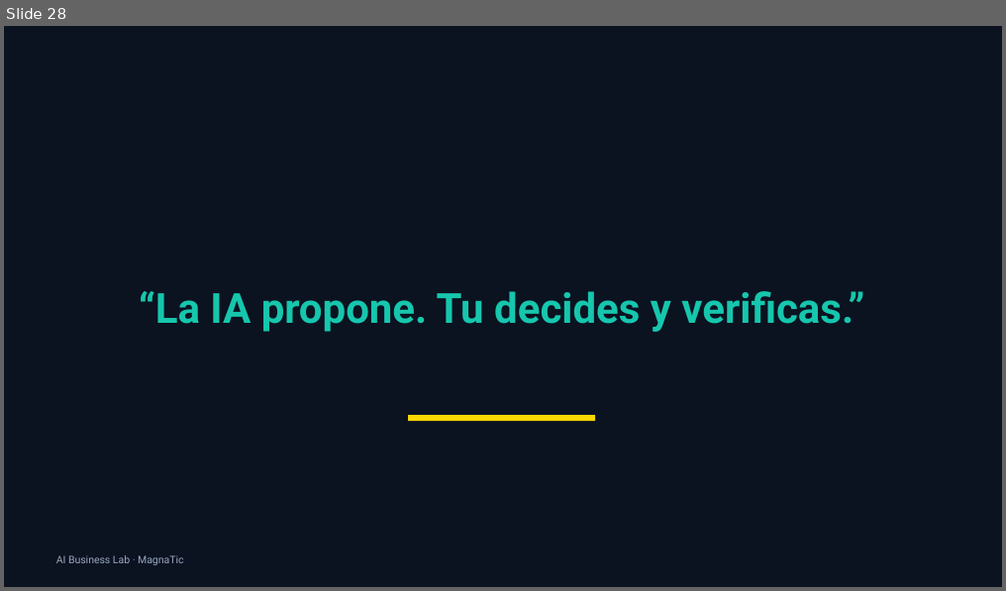
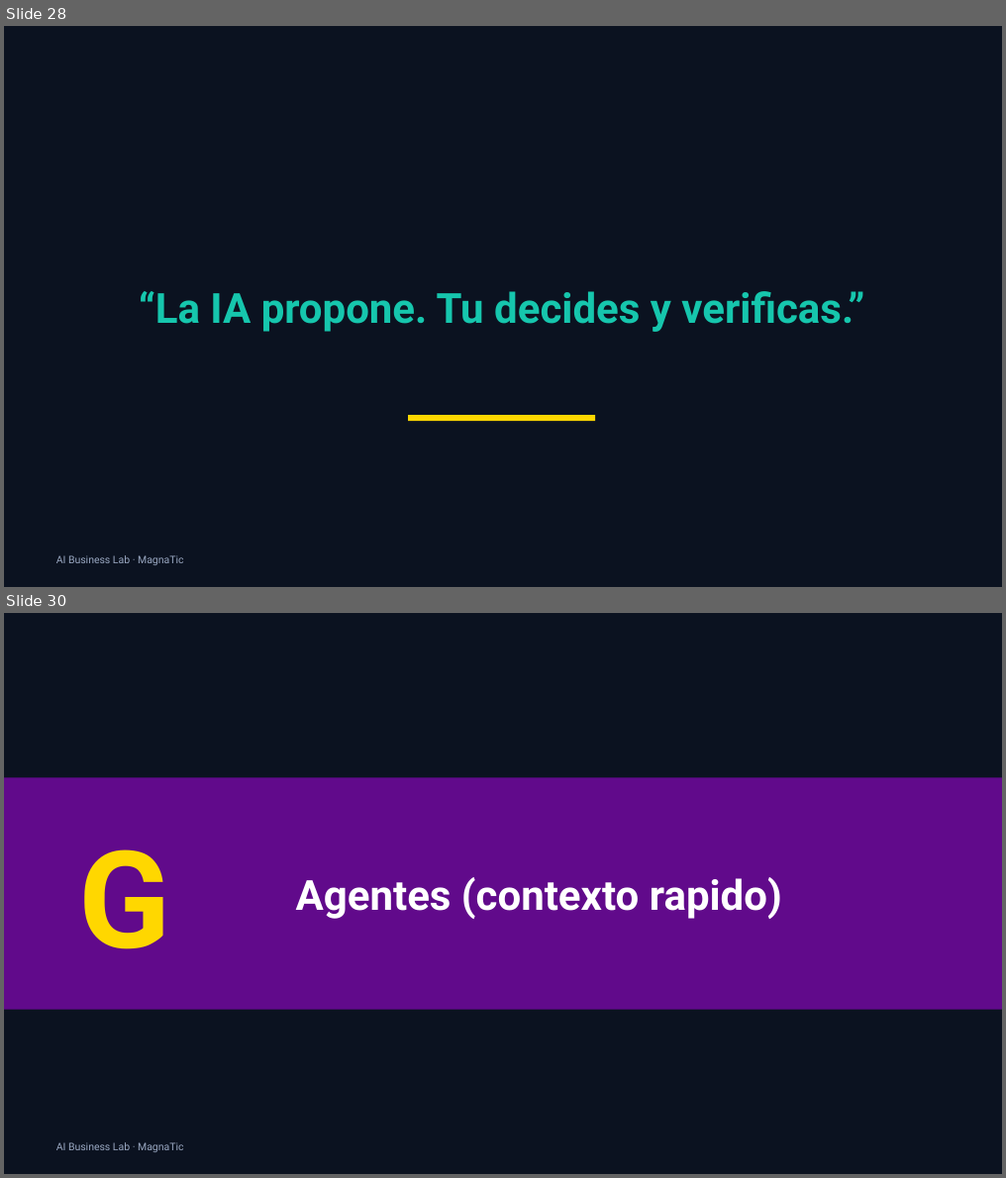
Before and after one commit to xander0408/CURSOS, a slide deck: AI-Business-Lab-Presentacion.pptx. Shown one above the other, each under a label of ours: slide 28 before the commit, slides 28 and 30 after it; the slides between them are not shown. The pictures are 1006x591 and 1006x1178 pixels, drawn with LibreOffice and Linux fonts; fonts in the diff are those of the drawing. Boxes give left, top, right and bottom in pixels: in the first picture for what was removed or moved away, otherwise in the second. Text is boxed around its words. In the diff, an @@ line names an element or a change of style, - is before the commit and + after.

```diff
--- a/AI-Business-Lab-Presentacion.pptx
+++ b/AI-Business-Lab-Presentacion.pptx
@@ slide 30 added at (4, 613, 1002, 1174), background #0B1220 @@
@@ rectangle added at (4, 777, 1002, 1010), fill #610A8B @@
@@ text added at (78, 850, 170, 950), 130 pt, text #FFD700, bold @@
+G
@@ text added at (296, 877, 782, 919), 40 pt, text #FFFFFF, bold @@
+Agentes (contexto rapido)
@@ text added at (56, 1143, 183, 1153), 10 pt, text #9AA8C2 @@
+AI Business Lab · MagnaTic
```
Also in this commit, not shown: 3 slides changed, 6 other slides added, 1 slide removed, 28 other files.
